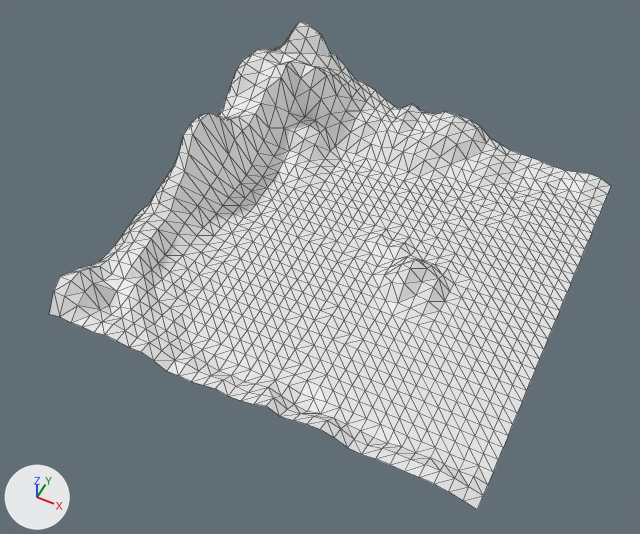
Renders of the FBX model Assets/Models/test/mountainterrain1.fbx from each side of a commit.
One viewpoint serves both versions: a camera (50 mm lens) standing at (-9.4, -26.6, 31.3) and looking at (-22.0, -1.4, -0.2). Lighting does not change. The marker at lower left points along +X, +Y and +Z. Mesh edges are drawn as thin lines.

In view in the first picture: 'Mountains'.
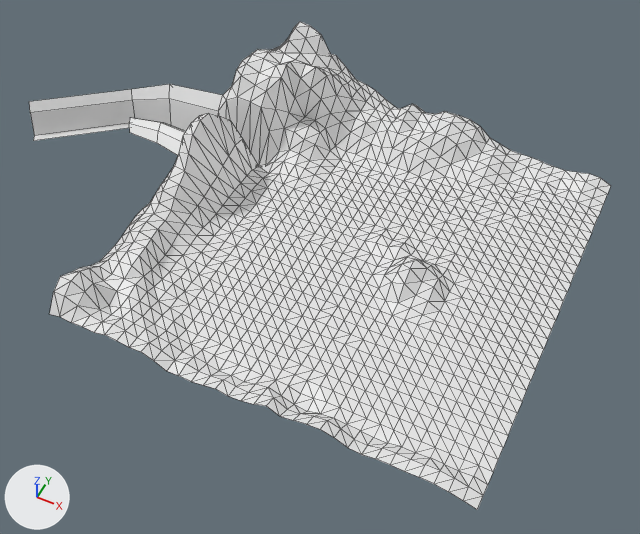
Boxes [x1, y1, x2, y2] around the edits, measured in the pictures (640 x 534 px):
'Mountains', reshaped: before [50, 21, 611, 510]; after [29, 21, 611, 510]
part 1 of me_plane_002, built on: before [200, 69, 289, 188]; after [29, 69, 289, 188]

Patch to the scene script:
```diff
--- a/Assets/Models/test/mountainterrain1.fbx.py
+++ b/Assets/Models/test/mountainterrain1.fbx.py
@@ me_plane_002 @@
 # used by ob_mountains; location = (-21.0, 0.0, 0.0)
-me_plane_002.from_pydata(...)  # 1156 vertices, 2178 faces; spans x -10.0..10.0, y -10.0..10.0, z -0.3..5.1
+me_plane_002.from_pydata(...)  # 1181 vertices, 2199 faces; spans x -18.5..10.0, y -10.0..10.0, z -0.5..5.1
+# me_plane_002 part 1
+# 7 vertices in x -9.4..-6.4, y 1.4..5.2, z 0.0..3.6 move by (0.0, 0.0, -0.1)
+# 5 vertices in x -9.4..-6.4, y 4.5..5.1, z 0.6..3.2 move by (0.0, 0.0, -0.2)
+# 4 vertices in x -10.0, y 0.3..2.7, z 0.8..1.5 move by (0.0, 0.0, 0.3)
+# 3 vertices in x -9.4..-6.4, y 2.7..3.9, z 0.2..2.3 move by (0.0, 0.0, -0.5)
+# 20 vertices move from x -10.0..-5.8, y 0.9..5.2, z 0.1..3.2 to x -10.0..-5.7, y 0.9..5.2, z -0.5..2.9
+# 25 vertices are added at x -18.5..-10.0, y -1.2..5.3, z 0.0..2.7
+# 21 new faces join them
```
